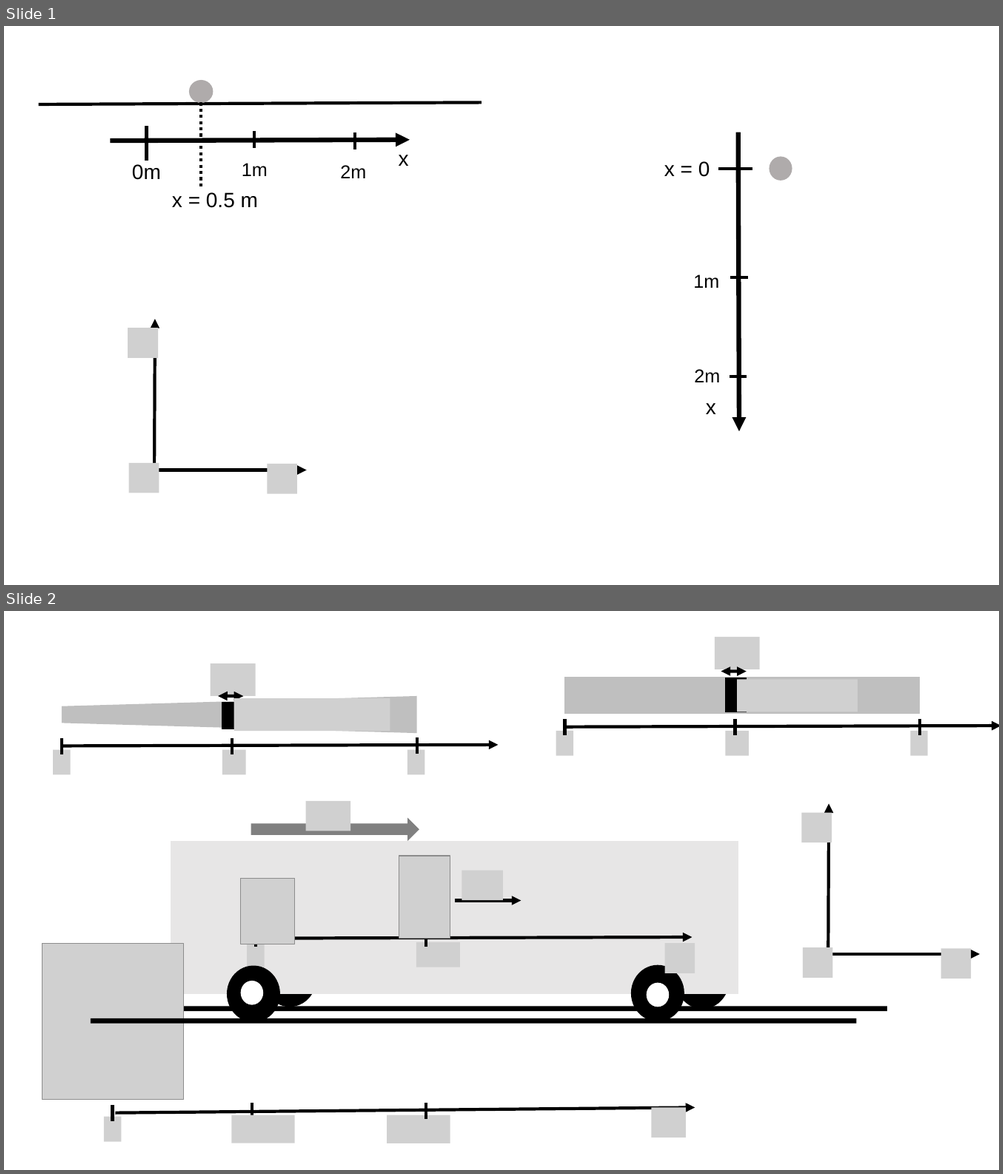
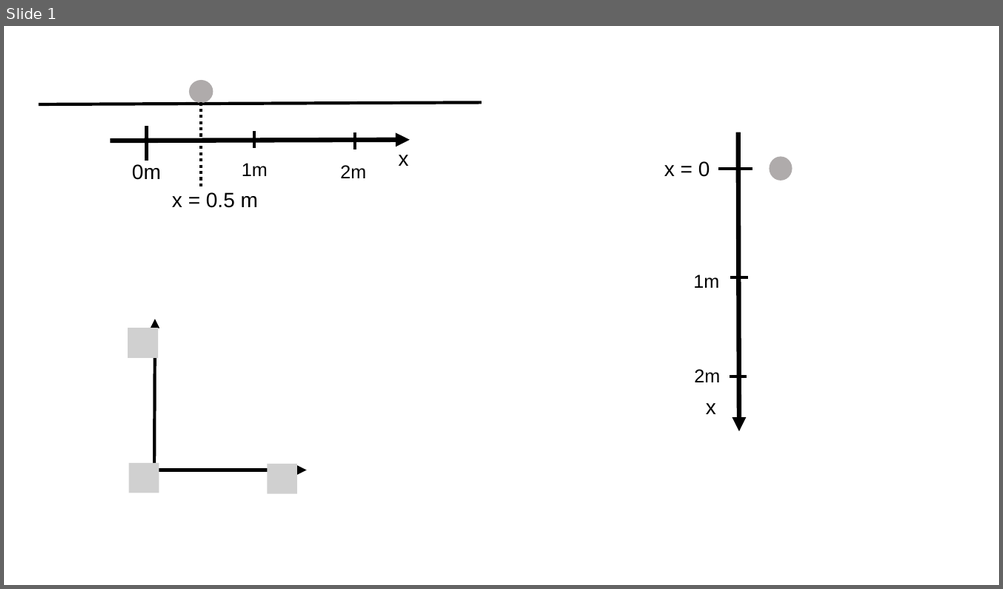
Before and after one commit to OSTP/PhysicsArtofModelling, a slide deck: tex/figures/DescribingMotionIn1D/Figures.pptx. Shown one above the other, each under a label of ours: slides 1 and 2 before the commit, slide 1 after it. The pictures are 1003x1174 and 1003x589 pixels, drawn with LibreOffice and Linux fonts; fonts in the diff are those of the drawing; grey boxes stand for pictures. Boxes give left, top, right and bottom in pixels: in the first picture for what was removed or moved away, otherwise in the second. Text is boxed around its words. In the diff, an @@ line names an element or a change of style, - is before the commit and + after.

```diff
--- a/tex/figures/DescribingMotionIn1D/Figures.pptx
+++ b/tex/figures/DescribingMotionIn1D/Figures.pptx
@@ slide 2 removed at (4, 611, 999, 1170), background #FFFFFF @@
@@ group removed at (556, 637, 999, 757): 5 pictures, 3 lines, 1 trapezoid, 1 rectangle, 1 double arrow, 1 arrow @@
@@ group removed at (54, 664, 498, 775): 5 pictures, 3 lines, 1 trapezoid, 1 rectangle, 1 double arrow, 1 arrow @@
@@ group removed at (42, 801, 888, 1144): 12 pictures, 6 ellipses, 5 lines, 3 rectangles, 3 arrows, 1 right arrow @@
@@ group removed at (802, 803, 980, 979): 3 pictures, 2 arrows @@
```
Also in this commit, not shown: 5 slides added, 10 other slides removed, 4 other files.
